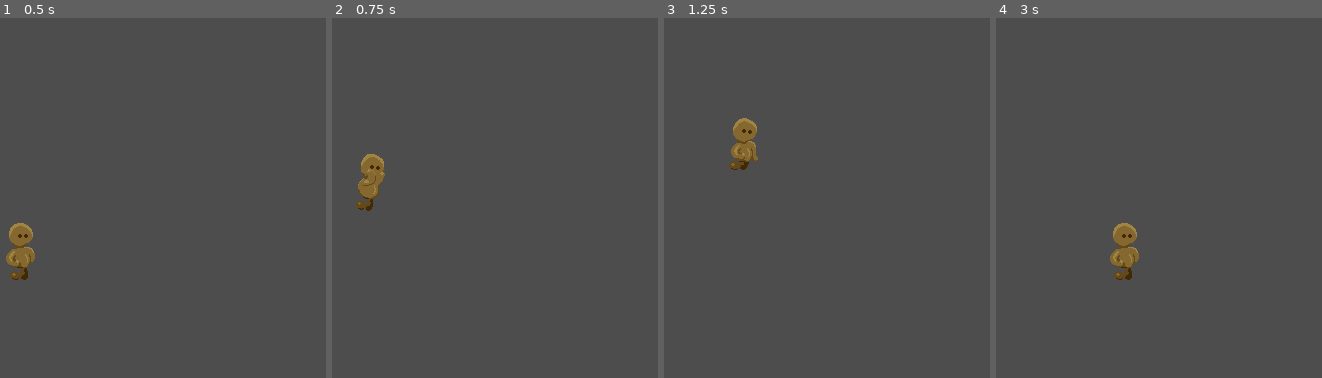
Above: before the commit, frames 1-4 (left to right).
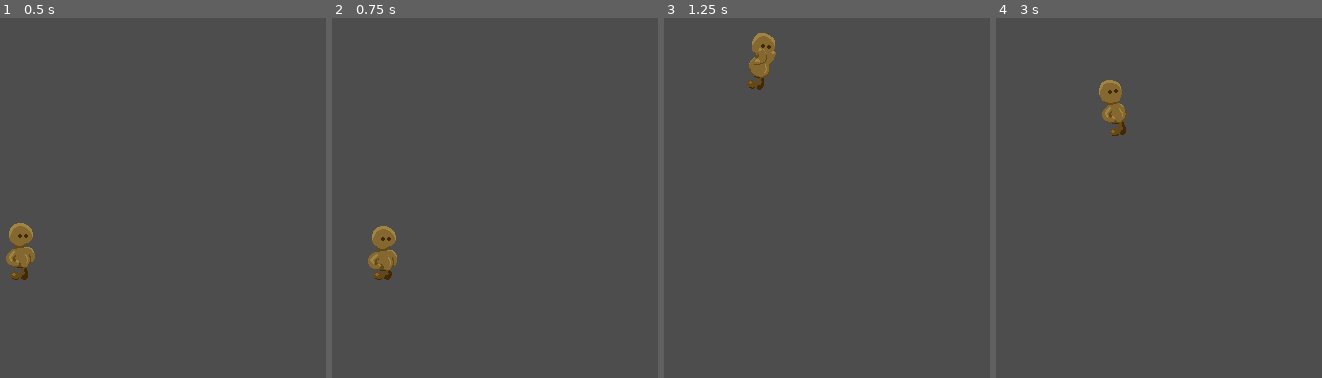
Above: after the commit, the same moments.

Repository: emilijaMarija/collector
Game: Godot game, scene res://scenes/main.tscn
The game is run twice, just before and just after one commit, with the same random seed, the same clock (stepped at 60 frames per second) and the same inputs.
Inputs:
- Up to frame 1 (0.5 s): no input
- Up to frame 2 (0.75 s): hold D (move_right, bound only before the commit) from 0.53 s (still down); hold W (jump) from 0.53 s (still down); tap Shift (sprint, bound only after the commit) at 0.6 s
- Up to frame 3 (1.25 s): keep holding D (move_right, bound only before the commit); keep holding W (jump)
- Up to frame 4 (3 s): release W (jump) at 1.28 s; tap W (jump) at 1.35, 1.52, 1.82 s; tap Shift (sprint, bound only after the commit) at 1.55, 2.1, 2.85 s; release D (move_right, bound only before the commit) at 2.03 s; hold A (move_left, bound only before the commit) 2.03-2.78 s; hold W (jump) 2.03-2.78 s; hold D (move_right, bound only before the commit) from 2.78 s (still down)

Frame 1 is identical in both runs. In frame 2, 1.8% of the frame differs, in the area x 7-20%, y 37-73%; in frame 3, 1.8%; in frame 4, 1.8%.

Commit message:
Abilities - everything but dash

Diff:
--- a/project.godot
+++ b/project.godot
@@ -28,14 +28,19 @@
 "events": [Object(InputEventKey,"resource_local_to_scene":false,"resource_name":"","device":0,"window_id":0,"alt_presse …(189 unchanged characters)…
 ]
 }
-move_right={
+walk_right={
 "deadzone": 0.5,
 "events": [Object(InputEventKey,"resource_local_to_scene":false,"resource_name":"","device":-1,"window_id":0,"alt_press …(192 unchanged characters)…
 ]
 }
-move_left={
+walk_left={
 "deadzone": 0.5,
 "events": [Object(InputEventKey,"resource_local_to_scene":false,"resource_name":"","device":-1,"window_id":0,"alt_press …(191 unchanged characters)…
+]
+}
+sprint={
+"deadzone": 0.5,
+"events": [Object(InputEventKey,"resource_local_to_scene":false,"resource_name":"","device":-1,"window_id":0,"alt_pressed":false,"shift_pressed":false,"ctrl_pressed":false,"meta_pressed":false,"pressed":false,"keycode":0,"physical_keycode":4194325,"key_label":0,"unicode":0,"location":0,"echo":false,"script":null)
 ]
 }
 
--- a/scenes/game.tscn
+++ b/scenes/game.tscn
@@ -4,20 +4,21 @@
 [ext_resource type="Script" uid="uid://bb31ss8xbxchw" path="res://src/common/ability_registry.gd" id="1_yqjtg"]
 
 [sub_resource type="RectangleShape2D" id="RectangleShape2D_ig7tw"]
-size = Vector2(312.07596, 20)
+size = Vector2(460.99997, 20)
 
 [node name="Main" type="Node2D"]
 
-[node name="Node" type="Node" parent="."]
+[node name="AbilityRegistry" type="Node" parent="."]
 script = ExtResource("1_yqjtg")
 
-[node name="Player" parent="." instance=ExtResource("1_ig7tw")]
+[node name="Player" parent="." node_paths=PackedStringArray("ability_registry") instance=ExtResource("1_ig7tw")]
+ability_registry = NodePath("../AbilityRegistry")
 
 [node name="StaticBody2D" type="StaticBody2D" parent="."]
 position = Vector2(-111.07596, 91.724686)
 
 [node name="CollisionShape2D" type="CollisionShape2D" parent="StaticBody2D"]
-position = Vector2(146.03798, 0)
+position = Vector2(173.57594, 0)
 shape = SubResource("RectangleShape2D_ig7tw")
 
 [node name="Camera2D" type="Camera2D" parent="."]
--- a/sprites/player/guy.tres
+++ b/sprites/player/guy.tres
@@ -1,27 +1,24 @@
 [gd_resource type="SpriteFrames" load_steps=14 format=3 uid="uid://cc7bmi0vvdd3f"]
 
-[ext_resource type="Texture2D" uid="uid://bn7x06rgijbvv" path="res://sprites/player/fall/guy1.png" id="1_4asgh"]
-[ext_resource type="Texture2D" uid="uid://c5aa2ygh4u1k5" path="res://sprites/player/stationary.png" id="1_vaiot"]
-[ext_resource type="Texture2D" uid="uid://6n2wi4sgg7th" path="res://sprites/player/walk/guy1.png" id="2_cr4j3"]
-[ext_resource type="Texture2D" uid="uid://bse1ulptdqidw" path="res://sprites/player/fall/guy2.png" id="2_ugxxy"]
-[ext_resource type="Texture2D" uid="uid://dll5rwkj4yxlc" path="res://sprites/player/walk/guy2.png" id="3_do8nv"]
-[ext_resource type="Texture2D" uid="uid://ca8llrxfphdvh" path="res://sprites/player/walk/guy3.png" id="4_ov4fy"]
-[ext_resource type="Texture2D" uid="uid://dtxslxg0fmrjt" path="res://sprites/player/jump/guy1.png" id="4_u4sgt"]
-[ext_resource type="Texture2D" uid="uid://chl55wac3bmqu" path="res://sprites/player/walk/guy4.png" id="5_4asgh"]
-[ext_resource type="Texture2D" uid="uid://cfhjhmh3511yk" path="res://sprites/player/jump/guy2.png" id="5_4royo"]
-[ext_resource type="Texture2D" uid="uid://rnqnr6kkyp3" path="res://sprites/player/walk/guy5.png" id="6_ugxxy"]
-[ext_resource type="Texture2D" uid="uid://dra8jgt34f426" path="res://sprites/player/walk/guy6.png" id="7_u4sgt"]
-[ext_resource type="Texture2D" uid="uid://ecennvk8oir0" path="res://sprites/player/walk/guy7.png" id="8_4royo"]
-[ext_resource type="Texture2D" uid="uid://qg3vyrexroxt" path="res://sprites/player/walk/guy8.png" id="9_m3cy8"]
+[ext_resource type="Texture2D" uid="uid://bn7x06rgijbvv" path="res://sprites/player/fall/guy1.png" id="1_yoh8e"]
+[ext_resource type="Texture2D" uid="uid://bse1ulptdqidw" path="res://sprites/player/fall/guy2.png" id="2_1xo8s"]
+[ext_resource type="Texture2D" uid="uid://c5aa2ygh4u1k5" path="res://sprites/player/stationary.png" id="3_r14jr"]
+[ext_resource type="Texture2D" uid="uid://cfhjhmh3511yk" path="res://sprites/player/jump/guy2.png" id="4_1xo8s"]
+[ext_resource type="Texture2D" uid="uid://dtxslxg0fmrjt" path="res://sprites/player/jump/guy1.png" id="4_b2kt8"]
+[ext_resource type="Texture2D" uid="uid://6n2wi4sgg7th" path="res://sprites/player/walk/guy1.png" id="5_nljew"]
+[ext_resource type="Texture2D" uid="uid://dll5rwkj4yxlc" path="res://sprites/player/walk/guy2.png" id="6_n4rx3"]
+[ext_resource type="Texture2D" uid="uid://ca8llrxfphdvh" path="res://sprites/player/walk/guy3.png" id="7_ie5yv"]
+[ext_resource type="Texture2D" uid="uid://chl55wac3bmqu" path="res://sprites/player/walk/guy4.png" id="8_uh4r7"]
+[ext_resource type="Texture2D" uid="uid://rnqnr6kkyp3" path="res://sprites/player/walk/guy5.png" id="9_70sbq"]
+[ext_resource type="Texture2D" uid="uid://dra8jgt34f426" path="res://sprites/player/walk/guy6.png" id="10_l345b"]
+[ext_resource type="Texture2D" uid="uid://ecennvk8oir0" path="res://sprites/player/walk/guy7.png" id="11_2vqe3"]
+[ext_resource type="Texture2D" uid="uid://qg3vyrexroxt" path="res://sprites/player/walk/guy8.png" id="12_6nhjp"]
 
 [resource]
 animations = [{
 "frames": [{
 "duration": 1.0,
-"texture": ExtResource("1_4asgh")
-}, {
-"duration": 1.0,
-"texture": ExtResource("2_ugxxy")
+"texture": ExtResource("1_yoh8e")
 }],
 "loop": false,
 "name": &"fall",
@@ -29,18 +26,15 @@
 }, {
 "frames": [{
 "duration": 1.0,
-"texture": ExtResource("1_vaiot")
+"texture": ExtResource("3_r14jr")
 }],
 "loop": false,
 "name": &"idle",
 "speed": 5.0
 }, {
 "frames": [{
-"duration": 0.71,
-"texture": ExtResource("4_u4sgt")
-}, {
 "duration": 1.0,
-"texture": ExtResource("5_4royo")
+"texture": ExtResource("4_1xo8s")
 }],
 "loop": false,
 "name": &"jump",
@@ -48,28 +42,73 @@
 }, {
 "frames": [{
 "duration": 1.0,
-"texture": ExtResource("2_cr4j3")
+"texture": ExtResource("4_b2kt8")
+}],
+"loop": false,
+"name": &"jump_kneel",
+"speed": 5.0
+}, {
+"frames": [{
+"duration": 1.0,
+"texture": ExtResource("2_1xo8s")
+}],
+"loop": false,
+"name": &"land",
+"speed": 5.0
+}, {
+"frames": [{
+"duration": 0.5,
+"texture": ExtResource("5_nljew")
 }, {
 "duration": 1.0,
-"texture": ExtResource("3_do8nv")
+"texture": ExtResource("6_n4rx3")
 }, {
 "duration": 1.0,
-"texture": ExtResource("4_ov4fy")
+"texture": ExtResource("7_ie5yv")
 }, {
 "duration": 1.0,
-"texture": ExtResource("5_4asgh")
+"texture": ExtResource("8_uh4r7")
 }, {
 "duration": 1.0,
-"texture": ExtResource("6_ugxxy")
+"texture": ExtResource("9_70sbq")
 }, {
 "duration": 1.0,
-"texture": ExtResource("7_u4sgt")
+"texture": ExtResource("10_l345b")
 }, {
 "duration": 1.0,
-"texture": ExtResource("8_4royo")
+"texture": ExtResource("11_2vqe3")
 }, {
 "duration": 1.0,
-"texture": ExtResource("9_m3cy8")
+"texture": ExtResource("12_6nhjp")
+}],
+"loop": true,
+"name": &"sprint",
+"speed": 5.0
+}, {
+"frames": [{
+"duration": 1.0,
+"texture": ExtResource("5_nljew")
+}, {
+"duration": 1.0,
+"texture": ExtResource("6_n4rx3")
+}, {
+"duration": 1.0,
+"texture": ExtResource("7_ie5yv")
+}, {
+"duration": 1.0,
+"texture": ExtResource("8_uh4r7")
+}, {
+"duration": 1.0,
+"texture": ExtResource("9_70sbq")
+}, {
+"duration": 1.0,
+"texture": ExtResource("10_l345b")
+}, {
+"duration": 1.0,
+"texture": ExtResource("11_2vqe3")
+}, {
+"duration": 1.0,
+"texture": ExtResource("12_6nhjp")
 }],
 "loop": false,
 "name": &"walk",
--- a/sprites/player/player.tscn
+++ b/sprites/player/player.tscn
@@ -1,6 +1,6 @@
 [gd_scene load_steps=4 format=3 uid="uid://cfb1swjxldrl5"]
 
-[ext_resource type="Script" uid="uid://de2a5vis8n0pg" path="res://src/sprites/player/persistent_state.gd" id="1_qj5tt"]
+[ext_resource type="Script" uid="uid://de2a5vis8n0pg" path="res://src/sprites/player/player_state_machine.gd" id="1_qj5tt"]
 [ext_resource type="SpriteFrames" uid="uid://cc7bmi0vvdd3f" path="res://sprites/player/guy.tres" id="1_xqq6n"]
 
 [sub_resource type="RectangleShape2D" id="RectangleShape2D_8yuya"]
@@ -11,7 +11,7 @@
 
 [node name="AnimatedSprite2D" type="AnimatedSprite2D" parent="."]
 sprite_frames = ExtResource("1_xqq6n")
-animation = &"walk"
+animation = &"land"
 
 [node name="CollisionShape2D" type="CollisionShape2D" parent="."]
 position = Vector2(0, 2.5)
--- a/src/common/ability_registry.gd
+++ b/src/common/ability_registry.gd
@@ -1,4 +1,6 @@
 extends Node
+
+class_name AbilityRegistry
 
 enum Ability {
 	SPRINT,
@@ -7,7 +9,7 @@
 	HIGHER_JUMP
 }
 
-var _unlocked_abilities: Array[Ability] = []
+var _unlocked_abilities: Array[Ability] = [Ability.SPRINT, Ability.DOUBLE_JUMP, Ability.HIGHER_JUMP]
 
 func has_ability(ability: Ability):
 	return _unlocked_abilities.has(ability)
--- /dev/null
+++ b/src/common/game_input.gd
@@ -0,0 +1,8 @@
+extends Node
+
+class_name GameInput
+
+const WALK_RIGHT = "walk_right"
+const WALK_LEFT = "walk_left"
+const SPRINT = "sprint"
+const JUMP = "jump"
--- a/src/sprites/player/persistent_state.gd
+++ /dev/null
@@ -1,17 +0,0 @@
-extends Node
-
-class_name PersistentState
-
-var state: State
-var state_factory: StateFactory
-
-func _ready():
-	state_factory = StateFactory.new()
-	change_state(StateFactory.STATE_IDLE)
-
-func change_state(new_state_name):
-	if state != null:
-		state.queue_free()
-	state = state_factory.get_state(new_state_name).new()
-	state.setup(Callable(self, "change_state"), $AnimatedSprite2D, self)
-	add_child(state)
--- a/src/sprites/player/player_animation.gd
+++ b/src/sprites/player/player_animation.gd
@@ -4,5 +4,8 @@
 
 const IDLE = "idle"
 const JUMP = "jump"
+const JUMP_KNEEL = "jump_kneel"
 const WALK = "walk"
+const SPRINT = "sprint"
 const FALL = "fall"
+const LAND = "land"
--- a/src/sprites/player/player_constants.gd
+++ b/src/sprites/player/player_constants.gd
@@ -3,6 +3,14 @@
 class_name PlayerConstants
 
 const WALK_SPEED: float = 10000.0
+const SPRINT_SPEED: float = 20000.0
 const GLIDE_SPEED: float = 5000.0
 const PHYSICS_G = 9.8 * 1e+2
+
 const JUMP_VELOCITY: float = 500.0
+const HIGH_JUMP_VELOCITY: float = JUMP_VELOCITY * 1.3
+
+const MAX_STAMINA: float = 10.0
+const STAMINA_REGEN_RATE: float = 1.0
+const STAMINA_DEPLETE_RATE: float = 10.0
+const MIN_SPRINT_STAMINA_THRESHOLD: float = MAX_STAMINA * 0.5
--- /dev/null
+++ b/src/sprites/player/player_state_machine.gd
@@ -0,0 +1,25 @@
+extends Node
+
+class_name PlayerStateMachine
+
+@export var ability_registry: AbilityRegistry
+var num_jumps = 0
+var stamina = PlayerConstants.MAX_STAMINA
+
+var _state: State
+var _state_factory: StateFactory
+
+func _ready():
+	_state_factory = StateFactory.new()
+	change_state(StateFactory.STATE_IDLE)
+
+func _physics_process(_delta: float):
+	stamina += PlayerConstants.STAMINA_REGEN_RATE * _delta
+	stamina = min(stamina, PlayerConstants.MAX_STAMINA)
+
+func change_state(new_state_name):
+	if _state != null:
+		_state.queue_free()
+	_state = _state_factory.get_state(new_state_name).new()
+	_state.setup(Callable(self, "change_state"), $AnimatedSprite2D, self)
+	add_child(_state)
--- a/src/sprites/player/state.gd
+++ b/src/sprites/player/state.gd
@@ -4,7 +4,7 @@
 
 var change_state
 var animated_sprite: AnimatedSprite2D
-var persistent_state: CharacterBody2D
+var persistent_state: PlayerStateMachine
 
 func _physics_process(_delta):
 	persistent_state.velocity.y += PlayerConstants.PHYSICS_G * _delta
--- a/src/sprites/player/state_factory.gd
+++ b/src/sprites/player/state_factory.gd
@@ -1,18 +1,26 @@
 class_name StateFactory
 
-const STATE_IDLE = "idle"
-const STATE_RUN = "run"
-const STATE_FALL = "fall"
-const STATE_JUMP = "jump"
+enum {
+	STATE_IDLE,
+	STATE_WALK,
+	STATE_FALL,
+	STATE_JUMP,
+	STATE_JUMP_KNEEL,
+	STATE_LAND,
+	STATE_SPRINT,
+}
 
 var states
 
 func _init():
 	states = {
 		STATE_IDLE: IdleState,
-		STATE_RUN: RunState,
+		STATE_SPRINT: SprintState,
+		STATE_WALK: WalkState,
 		STATE_JUMP: PlayerJumpState,
 		STATE_FALL: PlayerFallState,
+		STATE_JUMP_KNEEL: PlayerJumpKneelState,
+		STATE_LAND: PlayerLandState,
 }
 
 func get_state(state_name):
--- a/src/sprites/player/states/fall_state.gd
+++ b/src/sprites/player/states/fall_state.gd
@@ -6,16 +6,21 @@
 	animated_sprite.play(PlayerAnimation.FALL)
 
 func _physics_process(_delta):
-	persistent_state.velocity.x = Input.get_axis("move_left", "move_right") * PlayerConstants.GLIDE_SPEED * _delta
+	persistent_state.velocity.x = Input.get_axis(GameInput.WALK_LEFT, GameInput.WALK_RIGHT) * PlayerConstants.GLIDE_SPEED * _delta
+
+	if Input.is_action_just_pressed(GameInput.WALK_RIGHT):
+		animated_sprite.flip_h = false
+	elif Input.is_action_just_pressed(GameInput.WALK_LEFT):
+		animated_sprite.flip_h = true
+
+	if persistent_state.num_jumps == 1 and persistent_state.ability_registry.has_ability(AbilityRegistry.Ability.DOUBLE_JUMP) and Input.is_action_just_pressed(GameInput.JUMP):
+		change_state.call(StateFactory.STATE_JUMP_KNEEL)
+		return
+
 	if persistent_state.is_on_floor():
-		if persistent_state.velocity.x == 0:
+		persistent_state.num_jumps = 0
+		if Input.is_action_just_pressed(GameInput.WALK_RIGHT) or Input.is_action_just_pressed(GameInput.WALK_LEFT):
+			change_state.call(StateFactory.STATE_WALK)
+		else:
 			change_state.call(StateFactory.STATE_IDLE)
-		else:
-			change_state.call(StateFactory.STATE_RUN)
 	super._physics_process(_delta)
-
-func _process(_delta):
-	if Input.is_action_just_pressed("move_right"):
-		animated_sprite.flip_h = false
-	elif Input.is_action_just_pressed("move_left"):
-		animated_sprite.flip_h = true
--- a/src/sprites/player/states/idle_state.gd
+++ b/src/sprites/player/states/idle_state.gd
@@ -9,7 +9,7 @@
 	animated_sprite.flip_h = not animated_sprite.flip_h
 
 func _process(_delta):
-	if Input.get_axis("move_left", "move_right") != 0:
-		change_state.call(StateFactory.STATE_RUN)
-	elif (Input.is_action_pressed("jump")):
-		change_state.call(StateFactory.STATE_JUMP)
+	if Input.get_axis(GameInput.WALK_LEFT, GameInput.WALK_RIGHT) != 0:
+		change_state.call(StateFactory.STATE_WALK)
+	elif (Input.is_action_pressed(GameInput.JUMP)):
+		change_state.call(StateFactory.STATE_JUMP_KNEEL)
--- /dev/null
+++ b/src/sprites/player/states/jump_kneel.gd
@@ -0,0 +1,21 @@
+extends State
+
+class_name PlayerJumpKneelState
+
+
+func _anim_finished():
+	change_state.call(StateFactory.STATE_JUMP)
+
+func _ready():
+	animated_sprite.animation_finished.connect(_anim_finished)
+	animated_sprite.play(PlayerAnimation.JUMP_KNEEL)
+
+func _physics_process(_delta):
+	if Input.is_action_just_pressed(GameInput.WALK_RIGHT):
+		animated_sprite.flip_h = false
+	elif Input.is_action_just_pressed(GameInput.WALK_LEFT):
+		animated_sprite.flip_h = true
+	super._physics_process(_delta)
+
+func _process(_delta):
+	pass
--- a/src/sprites/player/states/jump_state.gd
+++ b/src/sprites/player/states/jump_state.gd
@@ -2,20 +2,29 @@
 
 class_name PlayerJumpState
 
-func _finished():
-	change_state.call(StateFactory.STATE_FALL)
+func _ready():
+	persistent_state.num_jumps+=1
+	animated_sprite.play(PlayerAnimation.JUMP)
 
-func _ready():
-	animated_sprite.animation_finished.connect(_finished)
-	animated_sprite.play(PlayerAnimation.JUMP)
-	persistent_state.velocity.y = -1.0 * PlayerConstants.JUMP_VELOCITY
+	var velocity = PlayerConstants.JUMP_VELOCITY
+	if persistent_state.ability_registry.has_ability(AbilityRegistry.Ability.HIGHER_JUMP):
+		velocity = PlayerConstants.HIGH_JUMP_VELOCITY
+
+	persistent_state.velocity.y = -1.0 * velocity
 
 func _physics_process(_delta):
-	persistent_state.velocity.x = Input.get_axis("move_left", "move_right") * PlayerConstants.GLIDE_SPEED * _delta
+	persistent_state.velocity.x = Input.get_axis(GameInput.WALK_LEFT, GameInput.WALK_RIGHT) * PlayerConstants.GLIDE_SPEED * _delta
+	if persistent_state.velocity.y >= 0:
+		change_state.call(StateFactory.STATE_FALL)
+		return
+
+	if persistent_state.num_jumps == 1 and persistent_state.ability_registry.has_ability(AbilityRegistry.Ability.DOUBLE_JUMP) and Input.is_action_just_pressed(GameInput.JUMP):
+		change_state.call(StateFactory.STATE_JUMP_KNEEL)
+		return
 	super._physics_process(_delta)
 
 func _process(_delta):
-	if Input.is_action_just_pressed("move_right"):
+	if Input.is_action_just_pressed(GameInput.WALK_RIGHT):
 		animated_sprite.flip_h = false
-	elif Input.is_action_just_pressed("move_left"):
+	elif Input.is_action_just_pressed(GameInput.WALK_LEFT):
 		animated_sprite.flip_h = true
--- /dev/null
+++ b/src/sprites/player/states/land_state.gd
@@ -0,0 +1,14 @@
+extends State
+
+class_name PlayerLandState
+
+func _anim_end():
+	if Input.is_action_just_pressed(GameInput.WALK_RIGHT) or Input.is_action_just_pressed(GameInput.WALK_LEFT):
+		change_state.call(StateFactory.STATE_WALK)
+	else:
+		change_state.call(StateFactory.STATE_IDLE)
+
+func _ready():
+	animated_sprite.animation_finished.connect(_anim_end)
+	animated_sprite.play(PlayerAnimation.LAND)
+	persistent_state.velocity = Vector2(0.0, 0.0)
--- /dev/null
+++ b/src/sprites/player/states/sprint_state.gd
@@ -0,0 +1,32 @@
+extends State
+
+class_name SprintState
+
+func _ready():
+	animated_sprite.play(PlayerAnimation.SPRINT)
+
+func _physics_process(_delta):
+	persistent_state.velocity.x = Input.get_axis(GameInput.WALK_LEFT, GameInput.WALK_RIGHT) * PlayerConstants.SPRINT_SPEED * _delta
+	super._physics_process(_delta)
+
+func _process(_delta):
+	if not Input.is_action_pressed(GameInput.WALK_LEFT) and not Input.is_action_pressed(GameInput.WALK_RIGHT):
+		change_state.call(StateFactory.STATE_IDLE)
+		return
+	if not Input.is_action_pressed(GameInput.SPRINT):
+		change_state.call(StateFactory.STATE_WALK)
+		return
+
+	persistent_state.stamina -= PlayerConstants.STAMINA_DEPLETE_RATE * _delta
+	if persistent_state.stamina <= 0:
+		persistent_state.stamina = 0
+		change_state.call(StateFactory.STATE_WALK)
+		return
+
+	if Input.is_action_pressed(GameInput.WALK_RIGHT):
+		animated_sprite.flip_h = false
+	elif Input.is_action_pressed(GameInput.WALK_LEFT):
+		animated_sprite.flip_h = true
+
+	if Input.is_action_pressed(GameInput.JUMP):
+		change_state.call(StateFactory.STATE_JUMP_KNEEL)
--- a/src/sprites/player/states/walk_state.gd
+++ b/src/sprites/player/states/walk_state.gd
@@ -1,23 +1,26 @@
 extends State
 
-class_name RunState
+class_name WalkState
 
 func _ready():
 	animated_sprite.play(PlayerAnimation.WALK)
 
 func _physics_process(_delta):
-	persistent_state.velocity.x = Input.get_axis("move_left", "move_right") * PlayerConstants.WALK_SPEED * _delta
+	persistent_state.velocity.x = Input.get_axis(GameInput.WALK_LEFT, GameInput.WALK_RIGHT) * PlayerConstants.WALK_SPEED * _delta
 
 	super._physics_process(_delta)
 
 func _process(_delta):
-	if Input.is_action_pressed("move_right"):
+	if Input.is_action_pressed(GameInput.WALK_RIGHT):
 		animated_sprite.flip_h = false
-	elif Input.is_action_pressed("move_left"):
+	elif Input.is_action_pressed(GameInput.WALK_LEFT):
 		animated_sprite.flip_h = true
 
-	if Input.is_action_pressed("jump"):
-		change_state.call(StateFactory.STATE_JUMP)
-	if Input.get_axis("move_left", "move_right") == 0:
+
+	if Input.is_action_pressed(GameInput.JUMP):
+		change_state.call(StateFactory.STATE_JUMP_KNEEL)
+	elif Input.get_axis(GameInput.WALK_LEFT, GameInput.WALK_RIGHT) == 0:
 		persistent_state.velocity.x = 0
 		change_state.call(StateFactory.STATE_IDLE)
+	elif Input.is_action_just_pressed(GameInput.SPRINT) and persistent_state.stamina >= PlayerConstants.MIN_SPRINT_STAMINA_THRESHOLD:
+		change_state.call(StateFactory.STATE_SPRINT)
Not shown, added: src/common/game_input.gd.uid
Renamed: src/sprites/player/persistent_state.gd.uid -> src/sprites/player/player_state_machine.gd.uid
Not shown, added: src/sprites/player/states/jump_kneel.gd.uid
Not shown, added: src/sprites/player/states/land_state.gd.uid
Not shown, added: src/sprites/player/states/sprint_state.gd.uid
